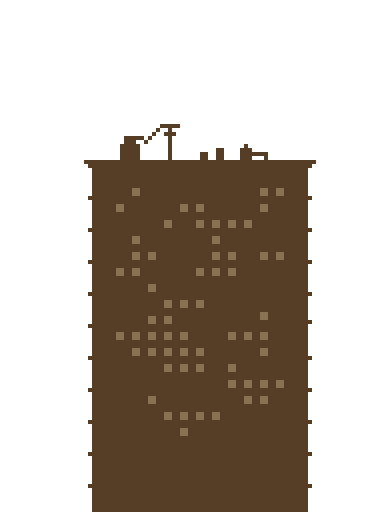
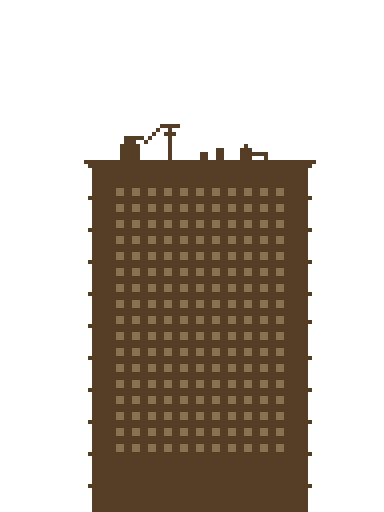
Before/after of a 384×512 layered artwork. What changed in the layer stack:
added layer "Layer 3 copy" above "Layer 3" over bbox(116, 188, 284, 452)
added layer "Layer 3" above "Capa 6" over bbox(116, 188, 284, 452)
hid "Capa 6" over bbox(116, 188, 284, 452)
